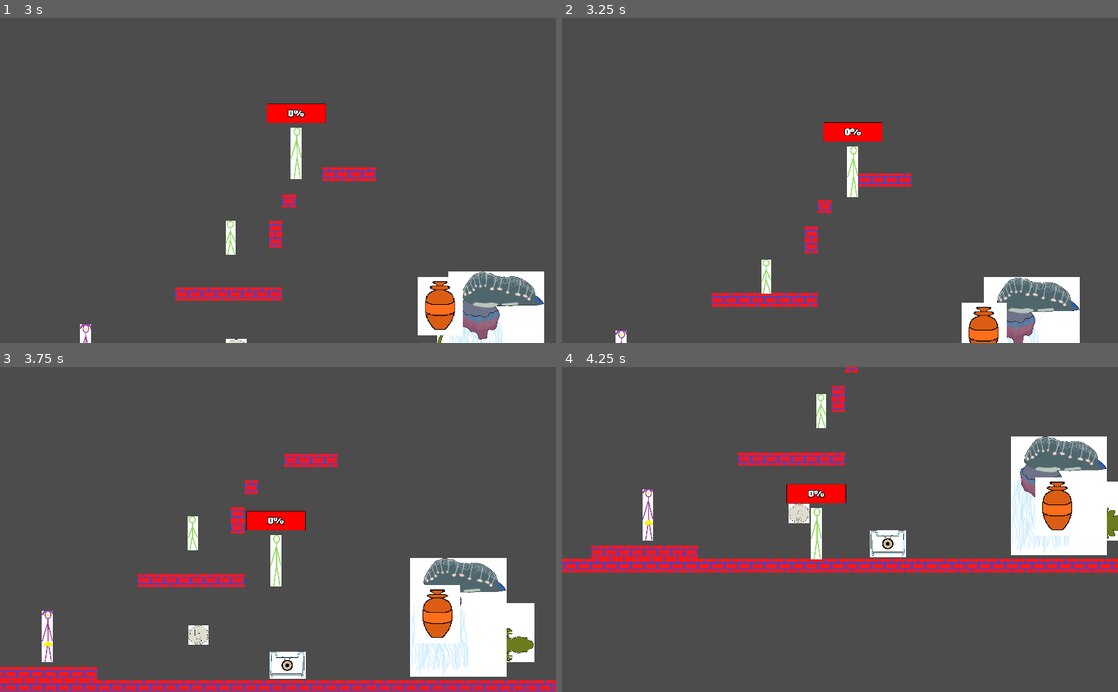
Above: before the commit, frames 1-4 (two rows, left to right).
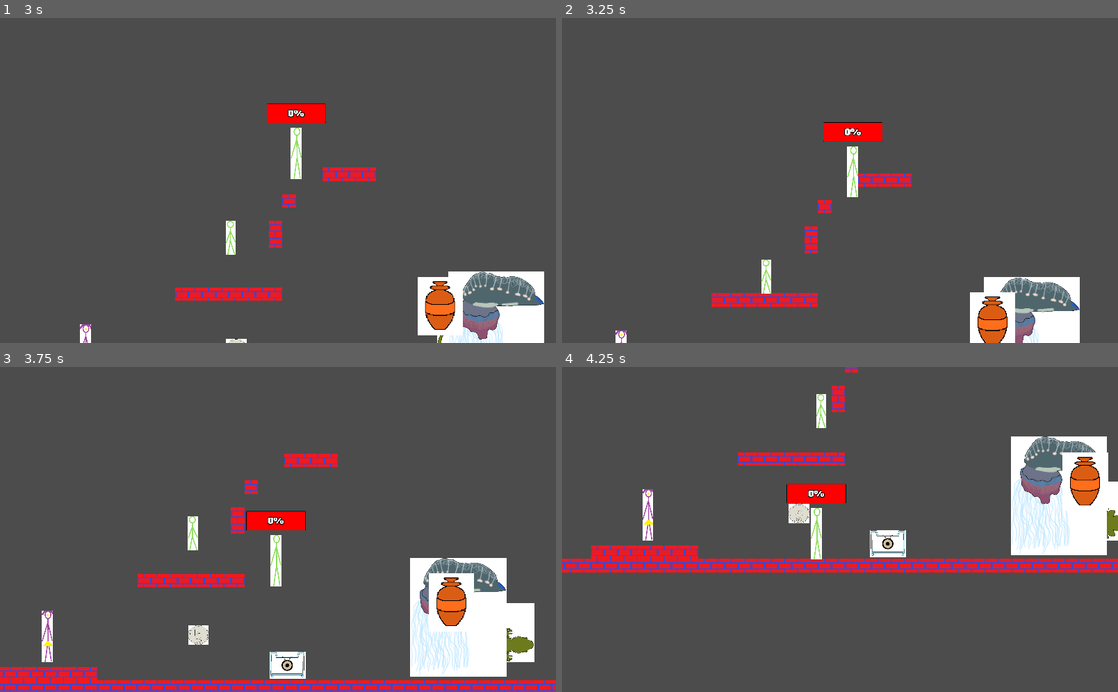
Above: after the commit, the same moments.

Repository: EyeBallTank/PROJECT-NORTUBEL-main-ish
Game: Godot game, scene res://screens/MainMenu.tscn
Two runs of this game, one before a commit and one after it. Both use one fixed random seed, a clock stepped at 60 frames per second and the inputs below.
Inputs:
- Up to frame 1 (3 s): click "Start/Começo" at 0.5 s; click "Start/Começo" at 1.25 s; hold F (followme) 2.03-2.78 s; hold Right (right) from 2.03 s (still down); tap Up (jumpup) at 2.27 s; tap S (standstill) at 2.85 s
- Up to frame 2 (3.25 s): keep holding Right (right); tap Up (jumpup) at 3.02 s
- Up to frame 3 (3.75 s): release Right (right) at 3.53 s; hold Left (left) from 3.53 s (still down); hold F (followme) from 3.53 s (still down)
- Up to frame 4 (4.25 s): keep holding Left (left); keep holding F (followme)

Frame 1 is identical in both runs. In frame 2, 1.2% of the frame differs, in the area x 71-82%, y 84-100%; in frame 3, 1.6%; in frame 4, 1.9%, in the area x 85-99%, y 26-52%.

Commit message:
not much

Diff:
--- a/src/behind_the_scenes/Enemy Hitbox.gd
+++ b/src/behind_the_scenes/Enemy Hitbox.gd
@@ -5,5 +5,11 @@
 func _on_Area2D_body_entered(body):
 	if body.name == "Player":
 		body.get_hurt()
+#		hide()
+#		yield(get_tree().create_timer(1), "timeout")
+#		show()
 #	if body.name == "Companion":
 #		body.get_hurted()
+
+#shouldn't bother with get_node("CollisionShape2D").disabled because it'd be making Area2D call a node it doesn't have unless when it's under another scene
+#guess Godot doesn't like the use of yield() either
--- a/src/enemies/gecko enemy.tscn
+++ b/src/enemies/gecko enemy.tscn
@@ -5,7 +5,7 @@
 [ext_resource path="res://src/behind_the_scenes/Enemy Hitbox.tscn" type="PackedScene" id=3]
 
 [sub_resource type="RectangleShape2D" id=1]
-extents = Vector2( 185, 62 )
+extents = Vector2( 211, 77 )
 
 [sub_resource type="RectangleShape2D" id=2]
 extents = Vector2( 214.5, 83 )
@@ -22,7 +22,7 @@
 flip_v = true
 
 [node name="CollisionShape2D" type="CollisionShape2D" parent="."]
-position = Vector2( 10, -156 )
+position = Vector2( 2, -157 )
 shape = SubResource( 1 )
 
 [node name="Area2D" parent="." instance=ExtResource( 3 )]
